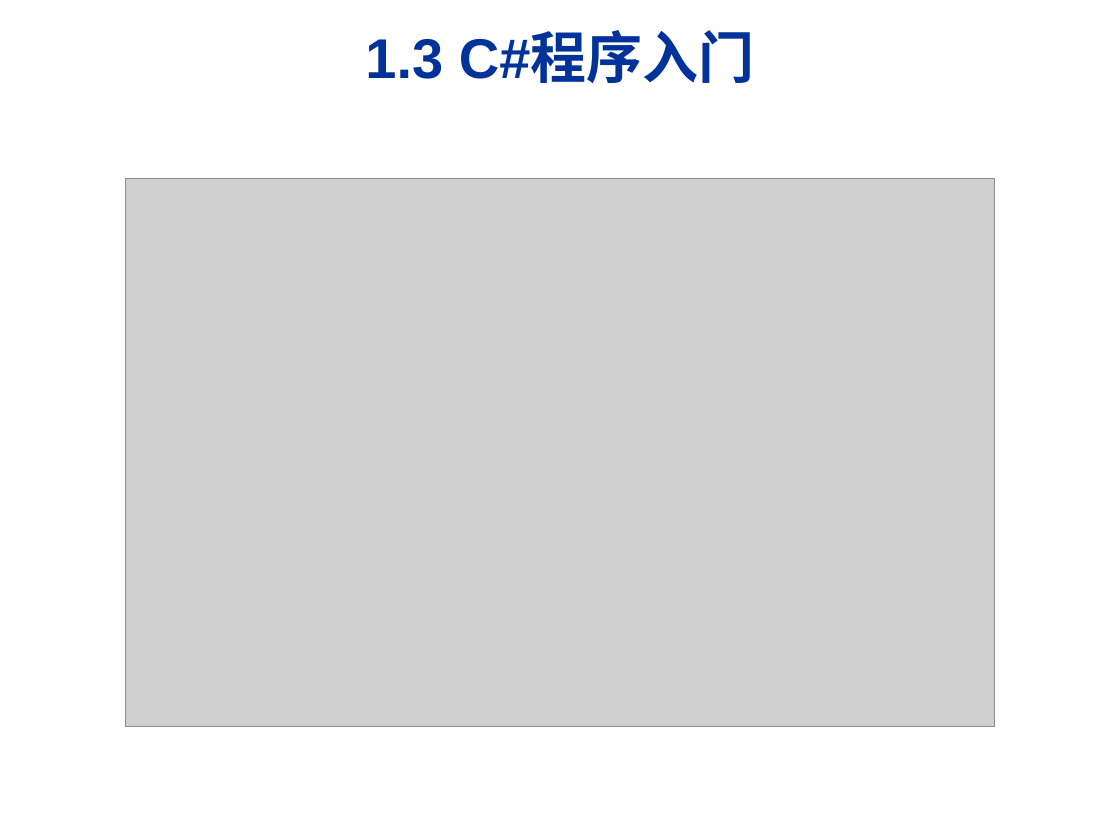
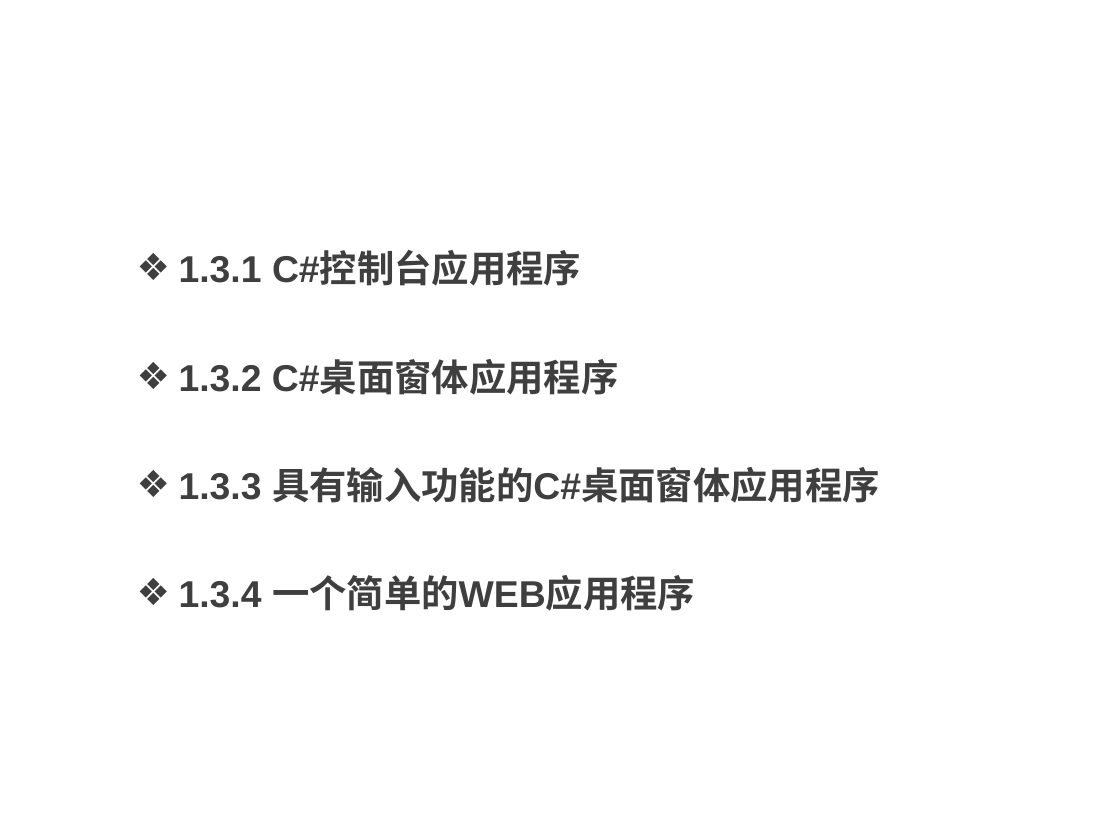
Before and after one commit to HBU/C-Sharp.net, a slide deck: slide 11 of PPT/00第一章.ppt (slide 9 before the commit). Drawn at 1120x840 pixels with LibreOffice and Linux fonts; fonts in the diff are those of the drawing; grey boxes stand for pictures; background and template pictures are left out. Boxes give left, top, right and bottom in pixels: in the first picture for what was removed or moved away, otherwise in the second. Text is boxed around its words. In the diff, an @@ line names an element or a change of style, - is before the commit and + after.

```diff
--- a/PPT/00第一章.ppt
+++ b/PPT/00第一章.ppt
@@ title "1.3 C#程序入门" at (77, 0, 1044, 112): text colour #003399 to #FFFFFF, bold off; alignment centre to left; line spacing 1 to 0.9 @@
@@ picture removed at (125, 178, 995, 726) @@
@@ text added at (179, 253, 880, 611), 24 pt, text #3F3F3F, bold @@
+❖ 1.3.1 C#控制台应用程序
+❖ 1.3.2 C#桌面窗体应用程序
+❖ 1.3.3 具有输入功能的C#桌面窗体应用程序
+❖ 1.3.4 一个简单的WEB应用程序
```
Also in this commit, not shown: 8 other slides changed, 2 slides added.
